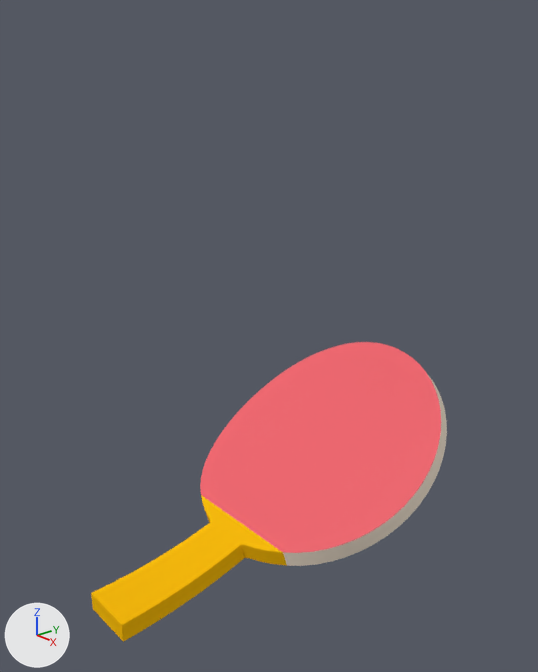
The Blender file paddle.blend as it was, and as the next commit left it.
Both versions are drawn from a 50 mm lens placed at (3.6, -3.74, 3.41), pointed at (-0.1, -0.54, 1.6). The axes (+X, +Y, +Z) are drawn at lower left. The lights are the same throughout.

Names of what the first picture shows: 'Paddle'.
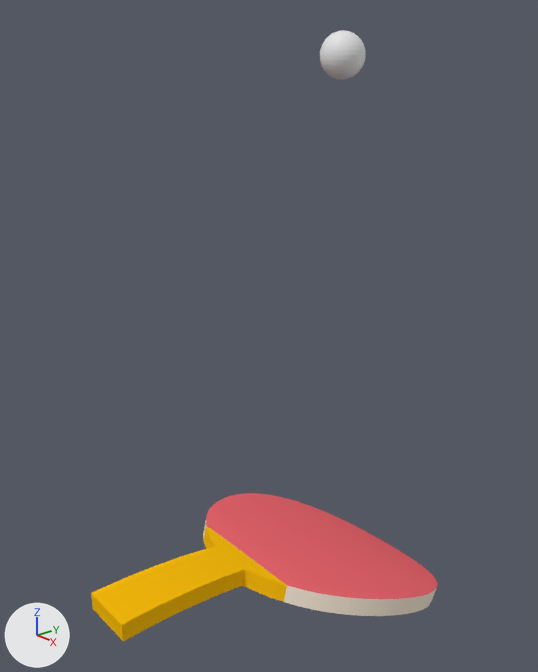
Boxes [x1, y1, x2, y2] around the edits, measured in the pictures (538 x 672 px):
'Paddle', modifiers changed (50% shorter): before [91, 342, 447, 642]; after [91, 493, 438, 642]
'Sphere', added: after [320, 30, 366, 79]

The change in detail:
Mesh me_sphere is new.
It is a UV sphere (32 segments, 16 rings, poles along z) spanning x -1.0..1.0, y -1.0..1.0, z -1.0..1.0.
Object 'Paddle' (ob_paddle) has a SIMPLE_DEFORM modifier named 'SimpleDeform'.
Modifier setting: factor = -0.611.
Modifier setting: angle = -0.611.
Object 'Sphere' (ob_sphere) is new; it shows me_sphere.
Its location is (0.0, 0.0, 3.434).
Its scale is (0.149, 0.149, 0.149).
